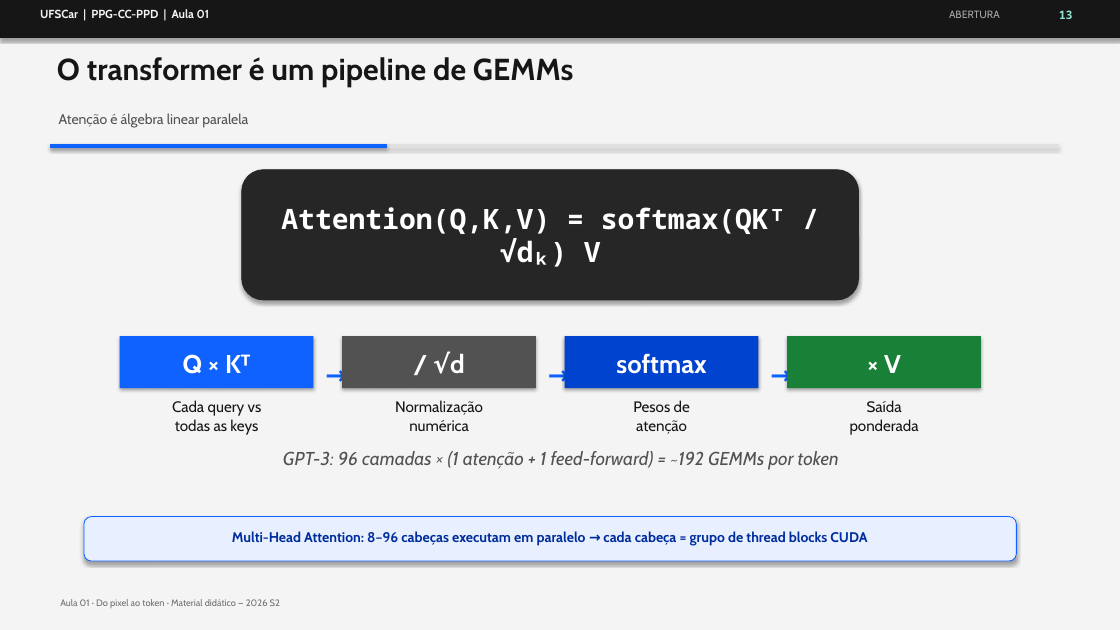
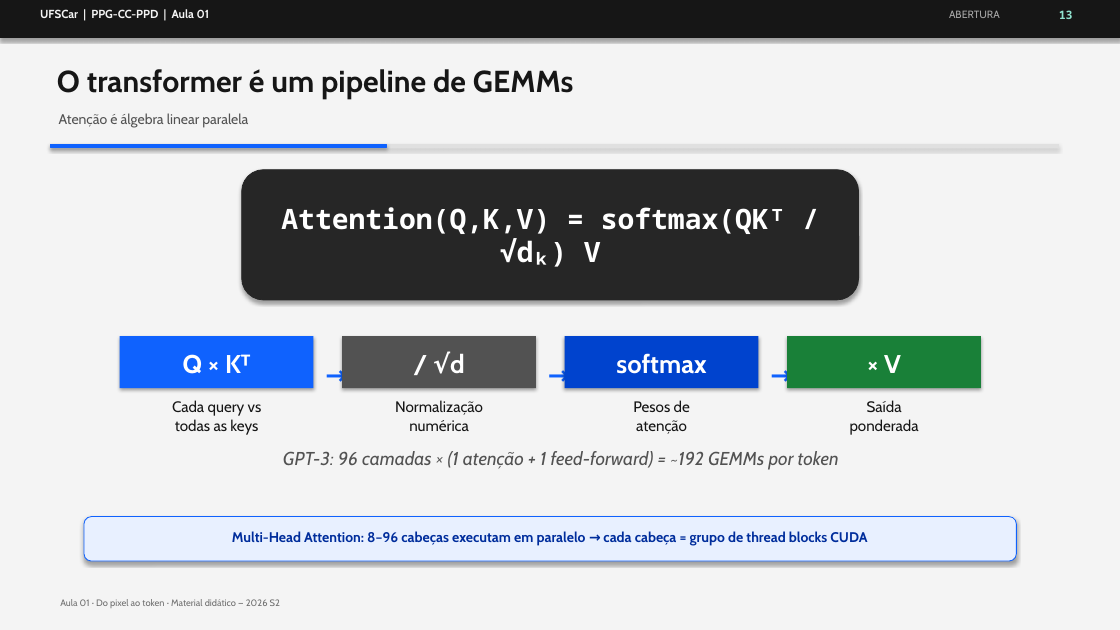
Before and after one commit to M3g4r00t/pescd-ufscar-ppd-2026-s2, a slide deck: slide 14 of content/aula_00_ppd_ufscar.pptx. Drawn at 1120x630 pixels with LibreOffice and Linux fonts; fonts in the diff are those of the drawing. Boxes give left, top, right and bottom in pixels: in the first picture for what was removed or moved away, otherwise in the second. Text is boxed around its words. In the diff, an @@ line names an element or a change of style, - is before the commit and + after.

```diff
--- a/content/aula_00_ppd_ufscar.pptx
+++ b/content/aula_00_ppd_ufscar.pptx
@@ text "O transformer é um pipeline ...": place and size @@
-text "O transformer é um pipeline ..." at box(57, 57, 574, 87)
+text "O transformer é um pipeline ..." at box(57, 69, 574, 100)
```
Also in this commit, not shown: 13 other slides changed, 9 slides added, 24 slides removed, 5 other files.
